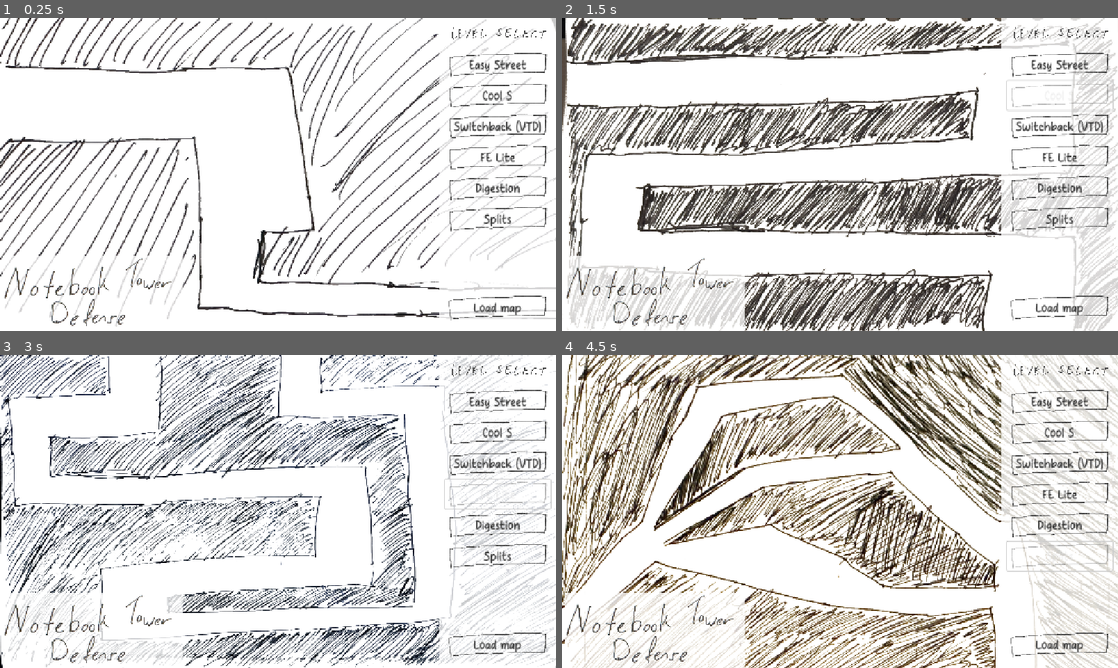
Above: before the commit, frames 1-4 (two rows, left to right).
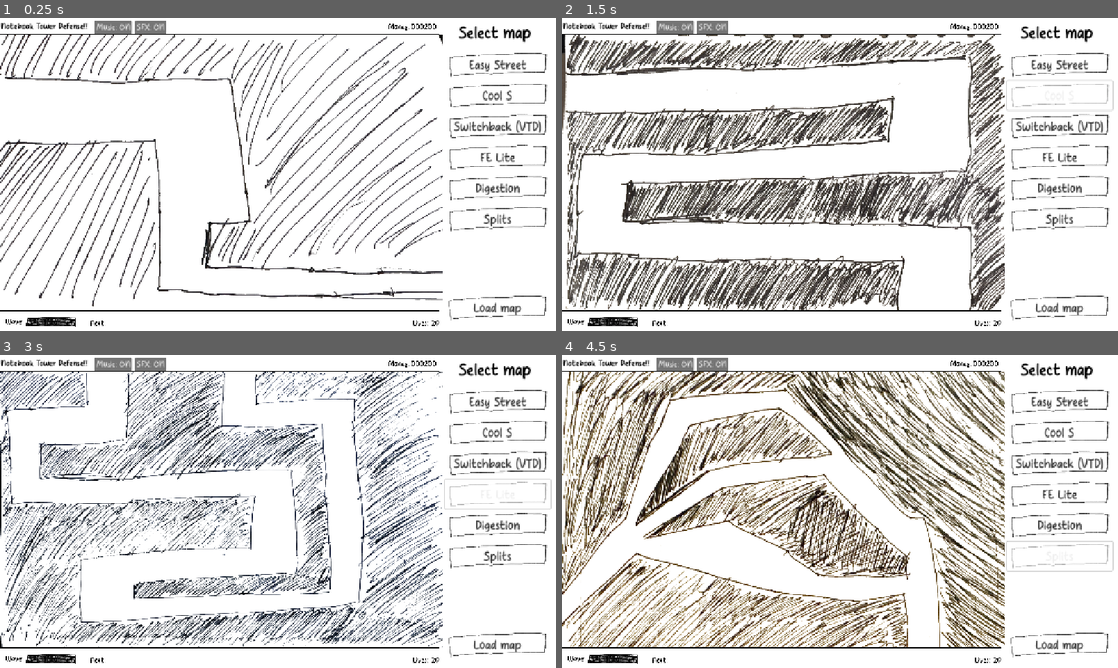
Above: after the commit, the same moments.

Repository: OzuYatamutsu/notebook-tower-defense
Game: Godot game, scene res://levels/MapSelect.tscn
The game is run twice, just before and just after one commit, with the same random seed, the same clock (stepped at 60 frames per second) and the same inputs.
Inputs (mouse positions are in pixels of both pictures, inside the frame that each line leads up to):
- Up to frame 1 (0.25 s): no input
- Up to frame 2 (1.5 s): click (673, 27) at 0.5 s, where only the run after the commit has a clickable "Music: ON"; click "Cool S" at 1.25 s
- Up to frame 3 (3 s): click (150, 364) at 2 s, where only the run after the commit has a clickable "SFX: ON"; click "FE Lite" at 2.75 s
- Up to frame 4 (4.5 s): click "Digestion" at 3.5 s; click "Splits" at 4.25 s

The runs differ from the first frame. In frame 1, 18% of the frame differs, in the area x 0-100%, y 0-99%; in frame 2, 43%; in frame 3, 35%; in frame 4, 52%, in the area x 0-100%, y 0-100%.
Error after the commit: Invalid access to property or key 'InfoModeActive' on a base object of type 'Nil'. (res://components/tower_placement_shadow.gd:48)

Commit message:
Integrate new UI with map select screen

Diff:
--- a/components/ui.gd
+++ b/components/ui.gd
@@ -3,6 +3,16 @@
 
 @onready var MusicToggleButton: Button = $TopBar/MusicToggleButton
 @onready var SfxToggleButton: Button = $TopBar/SfxToggleButton
+@onready var InfoPanel: TowerInfoAndBuyPanel = $TowerInfoAndBuyPanel
+var _isMapSelectScreen: bool = false
+
+func _ready() -> void:
+    _isMapSelectScreen = get_tree().current_scene.name.contains(
+        "MapSelect"
+    )
+
+    if _isMapSelectScreen:
+        InfoPanel.visible = false
 
 func _on_music_toggle_button_pressed() -> void:
     GameState.toggle_bgm()
--- a/levels/MapSelect.tscn
+++ b/levels/MapSelect.tscn
@@ -2,10 +2,10 @@
 
 [ext_resource type="Texture2D" uid="uid://uao5bdiyd7ug" path="res://levels/test_level_layout.png" id="1_4cnvf"]
 [ext_resource type="Script" uid="uid://bk4ramqv4g64h" path="res://levels/map_select.gd" id="1_54y5f"]
-[ext_resource type="Texture2D" uid="uid://c3nvtklv4dry8" path="res://sprites/map_select_header.png" id="2_sqyih"]
+[ext_resource type="PackedScene" uid="uid://dhs0soxiwf4lb" path="res://components/ui.tscn" id="2_ytd17"]
 [ext_resource type="Texture2D" uid="uid://yhg5iutnvtlw" path="res://sprites/button_small.png" id="3_8a0mh"]
 [ext_resource type="Theme" uid="uid://c8vctxp5w606s" path="res://components/MapSelectTheme.tres" id="3_ytd17"]
-[ext_resource type="Texture2D" uid="uid://cuuch6k1hq4wj" path="res://sprites/title_screen_title.png" id="6_ky6rc"]
+[ext_resource type="Theme" uid="uid://dym7h64funxyg" path="res://components/UIDefault.tres" id="4_ky6rc"]
 
 [node name="MapSelect" type="Control"]
 layout_mode = 3
@@ -16,13 +16,14 @@
 grow_vertical = 2
 script = ExtResource("1_54y5f")
 
-[node name="map" type="TextureRect" parent="."]
+[node name="UI" parent="." instance=ExtResource("2_ytd17")]
+
+[node name="map" type="Sprite2D" parent="."]
 z_index = -1
-layout_mode = 0
-offset_right = 1000.0
-offset_bottom = 609.0
-scale = Vector2(1.28, 1.18062)
+position = Vector2(0, 39)
+scale = Vector2(1.02, 1.03777)
 texture = ExtResource("1_4cnvf")
+centered = false
 
 [node name="Selector" type="Control" parent="."]
 layout_mode = 1
@@ -34,21 +35,30 @@
 grow_vertical = 2
 
 [node name="BgRect" type="ColorRect" parent="Selector"]
-z_index = 1
 layout_mode = 1
 anchors_preset = 15
 anchor_right = 1.0
 anchor_bottom = 1.0
-offset_left = -269.0
+offset_left = -260.0
 grow_horizontal = 2
 grow_vertical = 2
 color = Color(1, 1, 1, 0.784314)
 
-[node name="Sprite2D" type="Sprite2D" parent="Selector"]
-z_index = 1
-position = Vector2(-134, 34)
-scale = Vector2(0.135786, 0.135786)
-texture = ExtResource("2_sqyih")
+[node name="MapSelectLabel" type="Label" parent="Selector"]
+layout_mode = 1
+anchors_preset = 1
+anchor_left = 1.0
+anchor_right = 1.0
+offset_left = -271.0
+offset_right = -11.0
+offset_bottom = 66.0
+grow_horizontal = 0
+theme = ExtResource("4_ky6rc")
+theme_override_colors/font_color = Color(0, 0, 0, 1)
+theme_override_font_sizes/font_size = 40
+text = "Select map"
+horizontal_alignment = 1
+vertical_alignment = 1
 
 [node name="ButtonContainer" type="VBoxContainer" parent="Selector"]
 z_index = 1
@@ -126,33 +136,3 @@
 icon = ExtResource("3_8a0mh")
 flat = true
 icon_alignment = 1
-
-[node name="Title" type="Control" parent="."]
-layout_mode = 1
-anchors_preset = 2
-anchor_top = 1.0
-anchor_bottom = 1.0
-offset_top = -40.0
-offset_right = 40.0
-grow_vertical = 0
-
-[node name="BgRect" type="ColorRect" parent="Title"]
-z_index = 1
-layout_mode = 1
-anchors_preset = 15
-anchor_right = 1.0
-anchor_bottom = 1.0
-offset_left = 4.0
-offset_top = -132.75
-offset_right = 125.0
-offset_bottom = -95.75
-grow_horizontal = 2
-grow_vertical = 2
-scale = Vector2(2.58508, 2.23351)
-color = Color(1, 1, 1, 0.784314)
-
-[node name="Sprite2D" type="Sprite2D" parent="Title"]
-z_index = 1
-position = Vector2(200, -47.75)
-scale = Vector2(0.5, 0.5)
-texture = ExtResource("6_ky6rc")
--- a/levels/map_select.gd
+++ b/levels/map_select.gd
@@ -14,8 +14,9 @@
 
 var CurrentSelectedLevel: String = LABEL_LEVEL_MAP["EasyStreet"]
 
-@onready var MapPreview: TextureRect = $map
+@onready var MapPreview: Sprite2D = $map
 @onready var LoadLevelButton: Button = $Selector/LoadMapButton
+@onready var _MapPreviewSize = $map.texture.get_size()
 
 func _ready() -> void:
     LoadLevelButton.disabled = true
@@ -39,10 +40,10 @@
     MapPreview.texture = level_map.texture
 
     # Scale map to fit viewport
-    MapPreview.scale = Vector2(
-        viewport_size.x / level_map_size.x,
-        viewport_size.y / level_map_size.y
+    MapPreview.scale *= (
+        _MapPreviewSize / MapPreview.texture.get_size()
     )
+    _MapPreviewSize = MapPreview.texture.get_size()
 
 func load_selected_level() -> void:
     assert(CurrentSelectedLevel != null)
